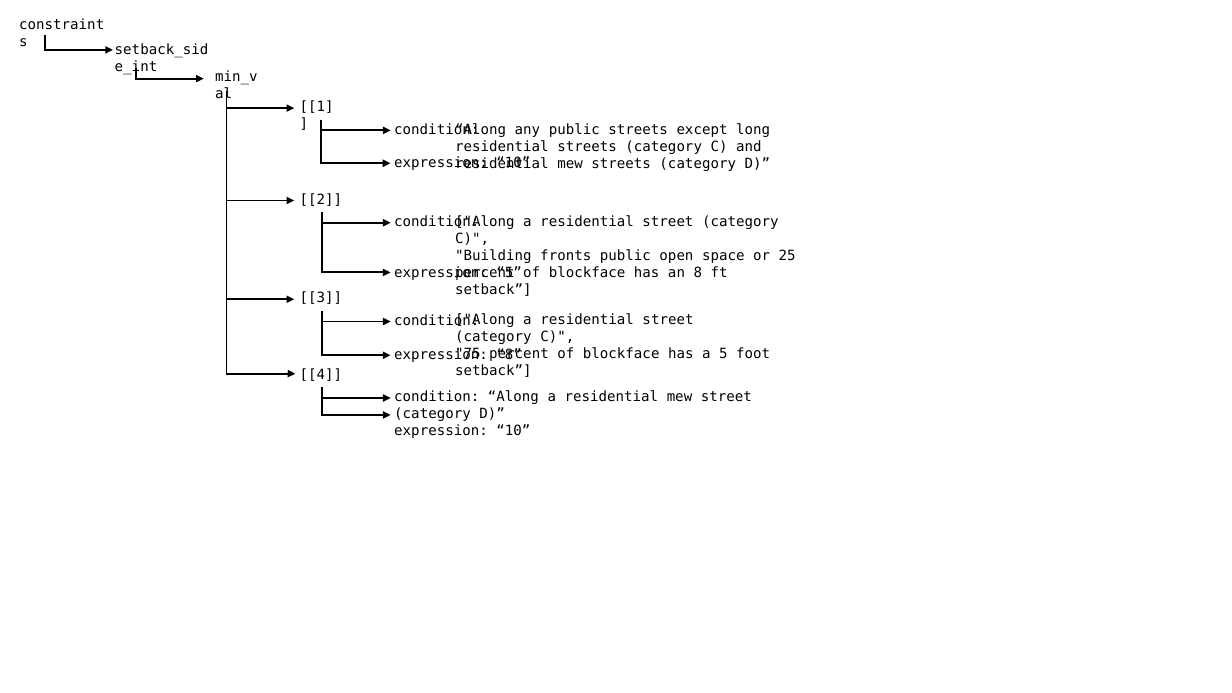
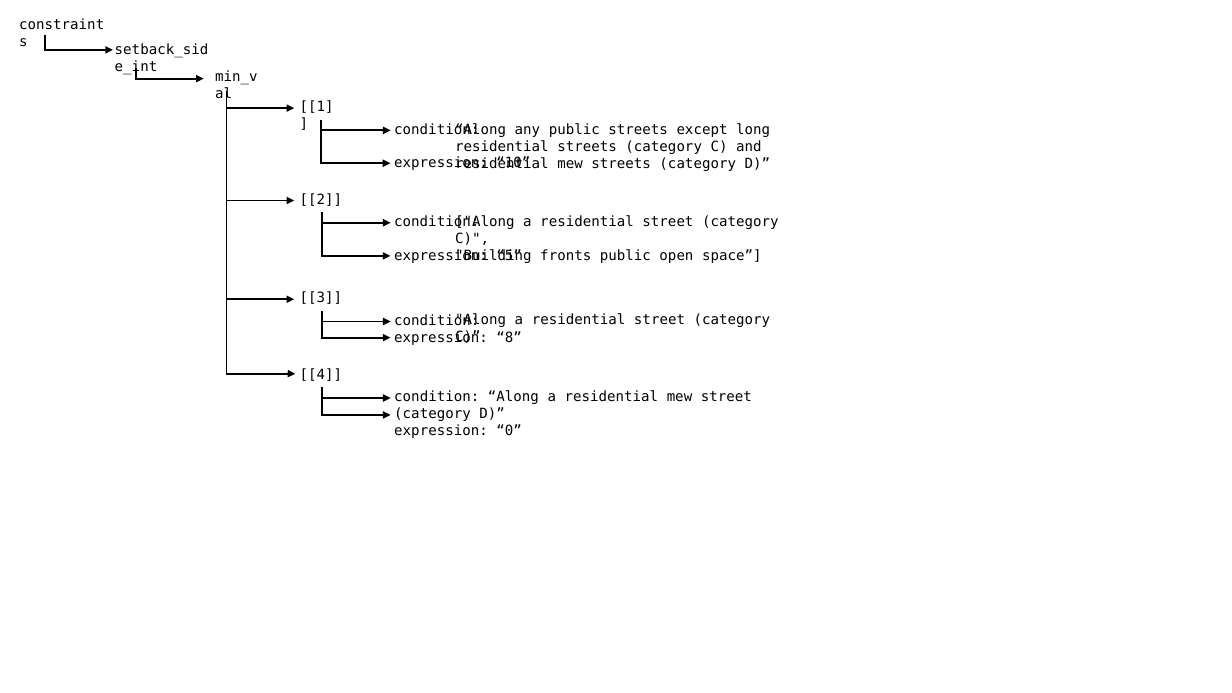
Before and after one commit to vibe-lab-gsd/ozfs-standard, a slide deck: slide 4 of figures/constraint_examples.pptx. Drawn at 1232x693 pixels with LibreOffice and Linux fonts; fonts in the diff are those of the drawing. Boxes give left, top, right and bottom in pixels: in the first picture for what was removed or moved away, otherwise in the second. Text is boxed around its words. In the diff, an @@ line names an element or a change of style, - is before the commit and + after.

```diff
--- a/figures/constraint_examples.pptx
+++ b/figures/constraint_examples.pptx
@@ text "condition:" rewrapped from box(394, 215, 522, 280) to box(394, 313, 488, 345) @@
@@ elbow arrow moved from (322, 212) - (390, 273) to (322, 212) - (390, 256) @@
@@ text "condition:" rewrapped from box(394, 313, 522, 362) to box(394, 215, 522, 342) @@
@@ text at box(540, 249, 762, 263): text changed @@
-"Building fronts public open space or 25 percent of blockface has an 8 ft setback”]
+"Building fronts public open space”]
@@ elbow arrow moved from (322, 311) - (390, 356) to (322, 311) - (390, 337) @@
@@ text at box(455, 313, 771, 343): text changed @@
-["Along a residential street (category C)",
-"75 percent of blockface has a 5 foot setback”]
+"Along a residential street (category C)”
@@ text at box(394, 424, 522, 438): text changed @@
-expression: “10”
+expression: “0”
```
Also in this commit, not shown: 3 other files.
